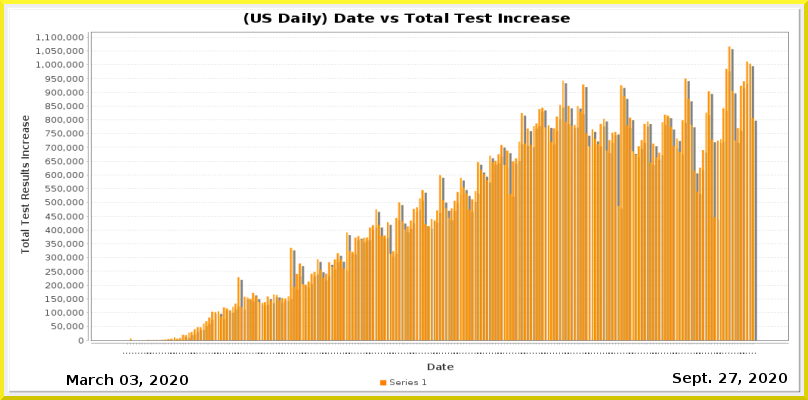
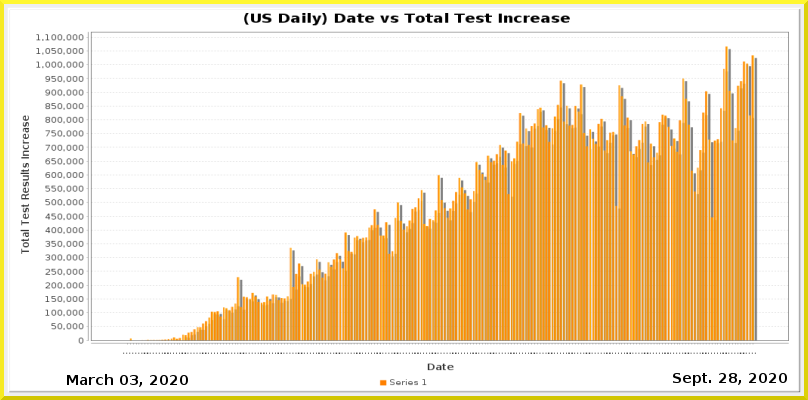
Layered file, before and after one edit (808x400). Changes by layer:
painted on "Current Date" over (x1=729, y1=373, x2=737, y2=383)
painted on "Date_vs_TestIncrease.png" over (x1=138, y1=46, x2=758, y2=354)
